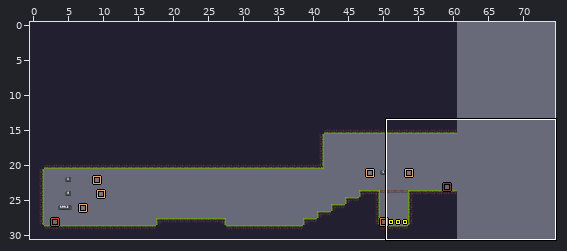
Two states of a LDtk project, assets/ldtk.ldtk. The picture above shows the old version from afar; the outline marks the close-up.
Close-up. Earlier state:
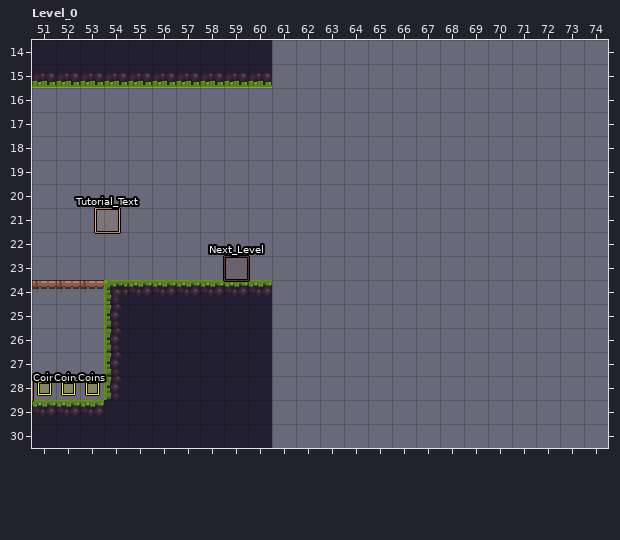
Cells are 16x16 px. Shown: Level_0 x 51..74, y 14..30. The commit also changed other parts of the map, which this record leaves out. The old version is drawn lined up with the new one.
The result:
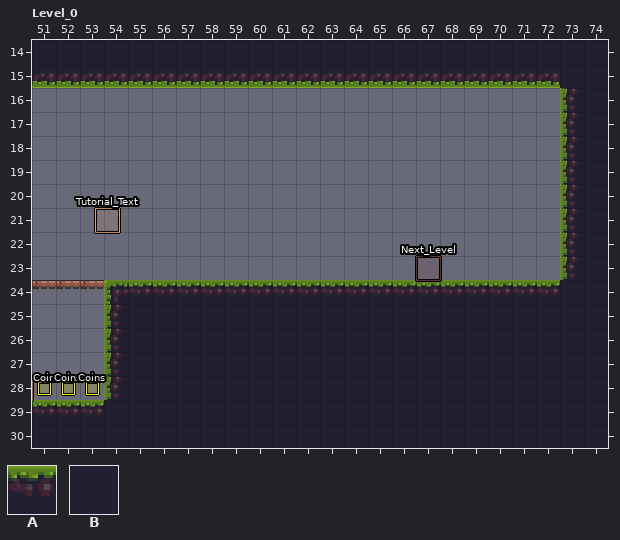
Key: from "Ground": A 1 "ground"; from "Walls": B 1 "wall".
_ is an empty cell.
Objects are placed by their top-left corner, in cells (3,4 is the top-left corner of cell 3,4); size is 1x1 cell unless given.
See-through tiles are keyed as they look on the map.
What changed:
map size 61x31 -> 75x31 cells
Layer "Ground" (removed):
y 24: x 59 A -> _
Layer "Entities":
changed: "Next_Level" rectangle at 59,23 -> "Next_Level" rectangle at 67,23
Layer "Walls":
y 14..15: x 61..74 ______________ -> BBBBBBBBBBBBBB
y 16..23: x 73..74 __ -> BB
y 24..30: x 61..74 ______________ -> BBBBBBBBBBBBBB
